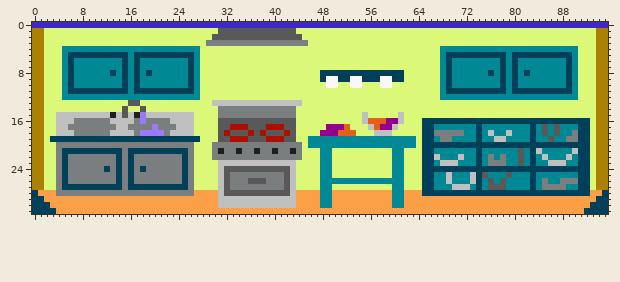
Two versions of one sprite sheet, resources/img/rooms/kitchen_base.png. Above: the version before the commit.
The file is 96x32 pixels.
And afterwards:
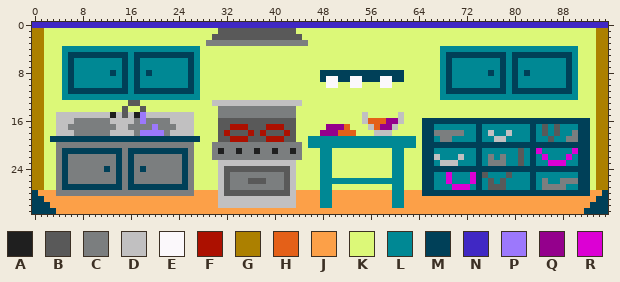
Palette (. is transparent): A #1f1f1f  B #595959  C #7b7e7f  D #c1c0c1  E #fbf8fb  F #ac1000  G #ac8000  H #e46018  J #fca048  K #dcf878  L #008894  M #004058  N #4028c4  P #9c78fc  Q #94008c  R #dc00d4
Diff:
@@ x 67..92 @@
 20 MMMMMMMMMMMMMMMMMMMMMMMMMM
-21 LLLLLLLMLLLLLLBLMDLLLLLDMM
-22 DLLLDLLMLCLCLLBLMLDLLLDLMM
-23 LDDDLLLMLCCCLLBLMLLDDDLLMM
+21 LLLLLLLMLLLLLLBLMRLLLLLRMM
+22 DLLLDLLMLCLCLLBLMLRLLLRLMM
+23 LDDDLLLMLCCCLLBLMLLRRRLLMM
 24 MMMMMMMMMMMMMMMMMMMMMMMMMM
-25 LLDLLLDMBLLLBLLLMLLLLLLLMM
-26 LLDLLLDMLBLBLLLLMLCLLCCCMM
-27 LLLDDDLMLBBBLLLLMLCCCCLLMM
+25 LLRLLLRMBLLLBLLLMLLLLLLLMM
+26 LLRLLLRMLBLBLLLLMLCLLCCCMM
+27 LLLRRRLMLBBBLLLLMLCCCCLLMM
 28 MMMMMMMMMMMMMMMMMMMMMMMMMM
Pixel boxes of the changes (left, top, right, bottom) in both pictures:
changed: (536, 148, 578, 166)
changed: (446, 172, 476, 190)
